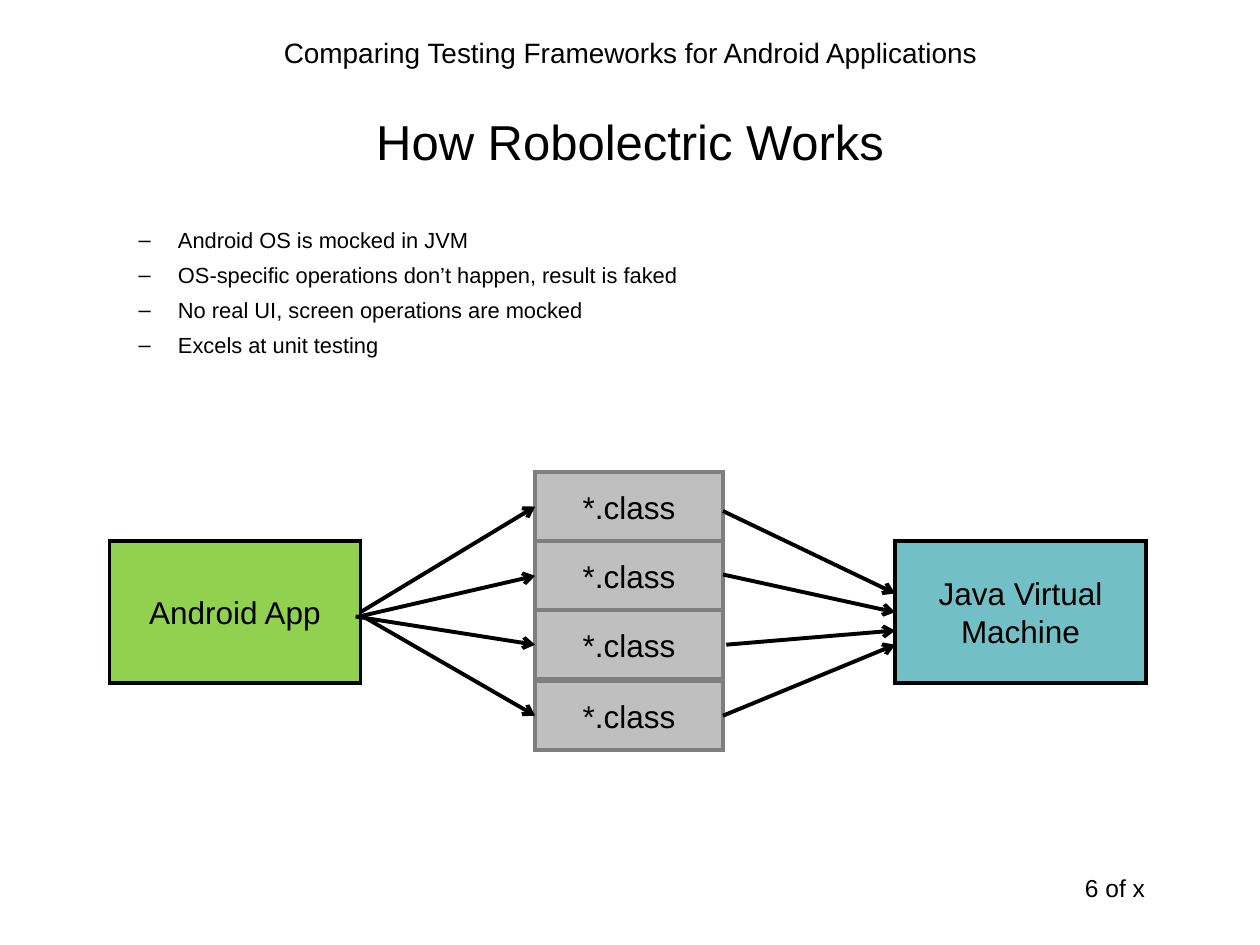
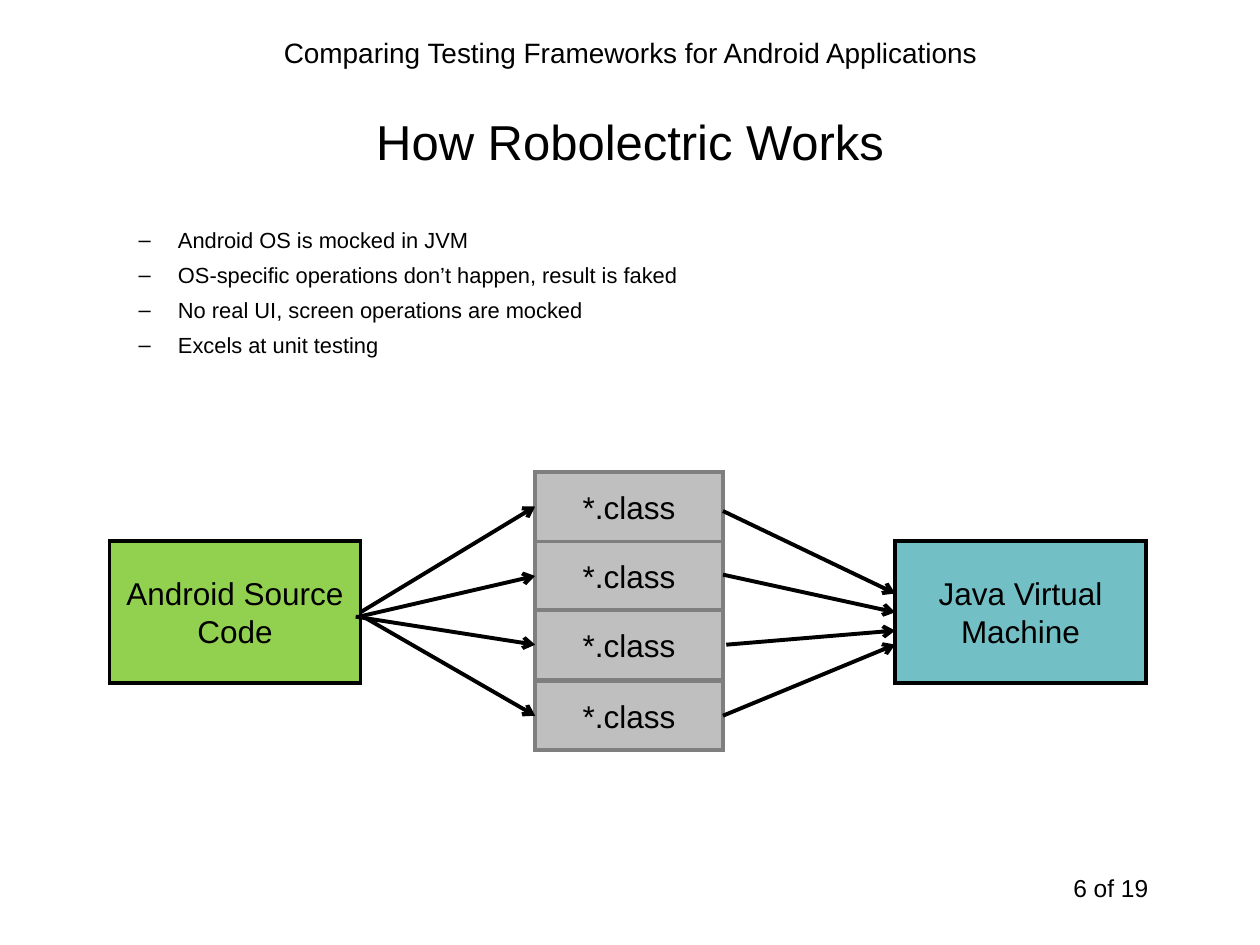
Before and after one commit to sahiljain/tpm, a slide deck: slide 6 of s44jain_tpm.ppt. Drawn at 1260x945 pixels with LibreOffice and Linux fonts; fonts in the diff are those of the drawing. Boxes give left, top, right and bottom in pixels: in the first picture for what was removed or moved away, otherwise in the second. Text is boxed around its words. In the diff, an @@ line names an element or a change of style, - is before the commit and + after.

```diff
--- a/s44jain_tpm.ppt
+++ b/s44jain_tpm.ppt
@@ text in rectangle at (126, 582, 344, 644): text changed @@
-Android App
+Android Source Code
@@ page number at (1073, 879, 1148, 898): text changed @@
-6 of x
+6 of 19
```
Also in this commit, not shown: 7 other slides changed.
